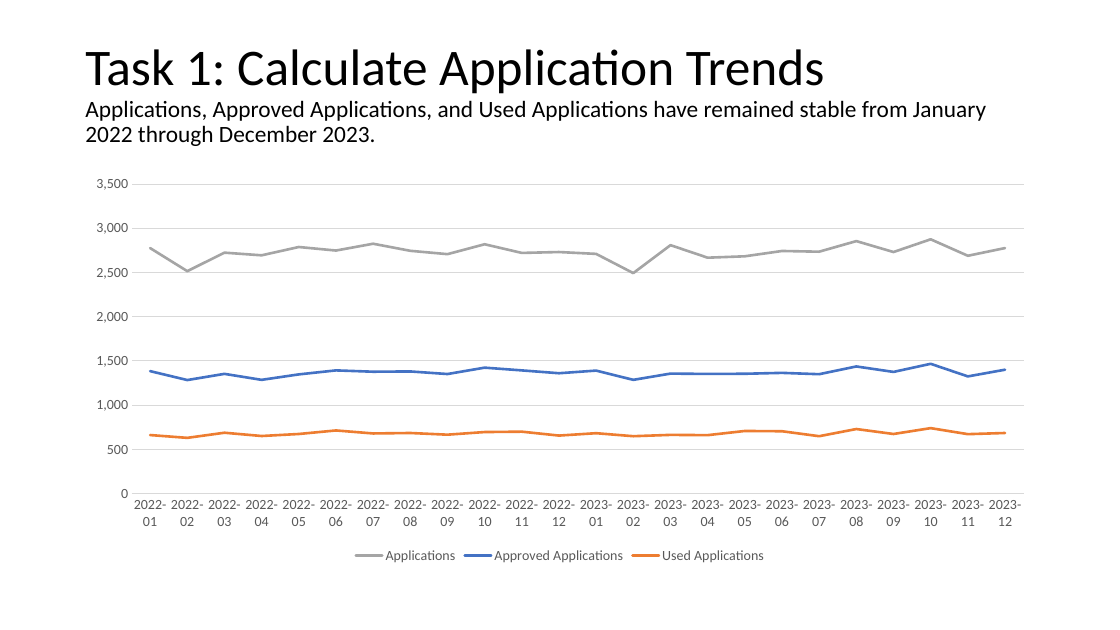
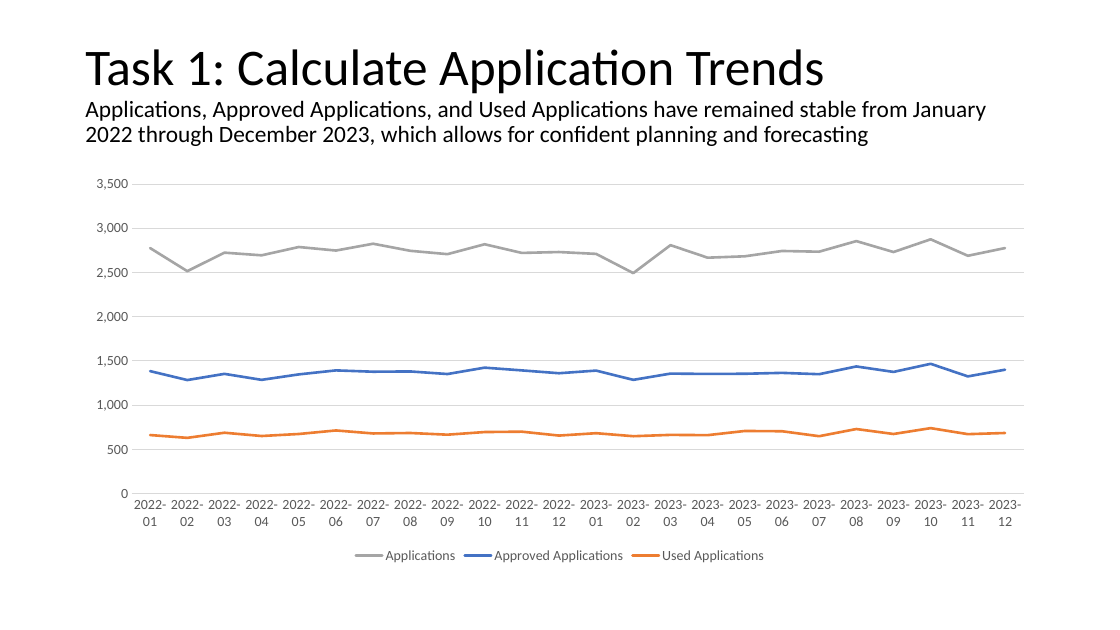
Before and after one commit to samhenderson5/Snap-Finance-Take-Home-Solutions, a slide deck: slide 3 of Sam_Henderson_Snap_TH.pptx. Drawn at 1120x630 pixels with LibreOffice and Linux fonts; fonts in the diff are those of the drawing. Boxes give left, top, right and bottom in pixels: in the first picture for what was removed or moved away, otherwise in the second. Text is boxed around its words. In the diff, an @@ line names an element or a change of style, - is before the commit and + after.

```diff
--- a/Sam_Henderson_Snap_TH.pptx
+++ b/Sam_Henderson_Snap_TH.pptx
@@ title at (85,49,986,146): text changed @@
-Task 1: Calculate Application Trends
-Applications, Approved Applications, and Used Applications have remained stable from January 2022 through December 2023.
+Task 1: Calculate Application Trends
+Applications, Approved Applications, and Used Applications have remained stable from January 2022 through December 2023, which allows for confident planning and forecasting
```
Also in this commit, not shown: 1 other slide changed, 1 slide added.
